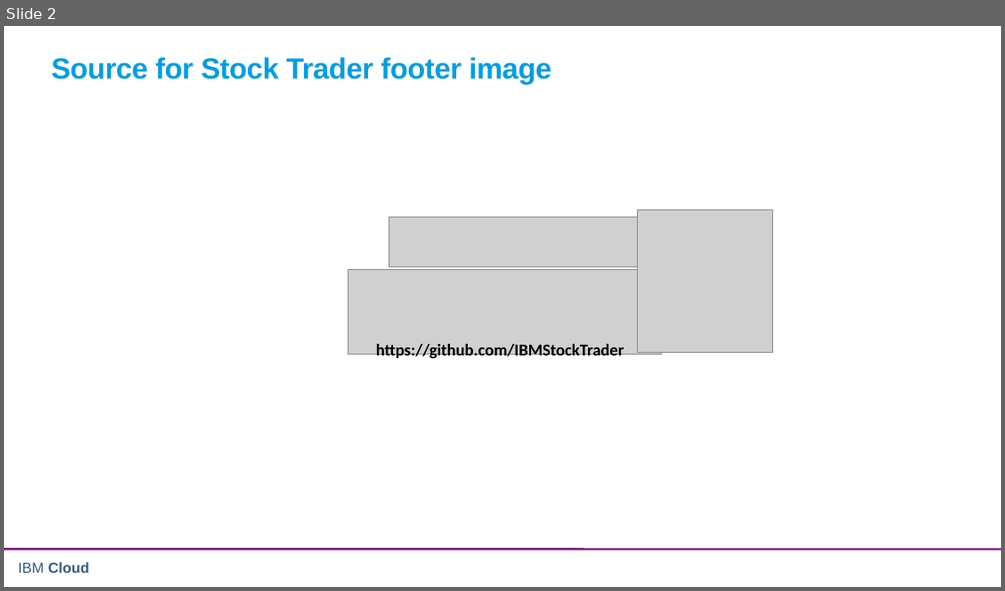
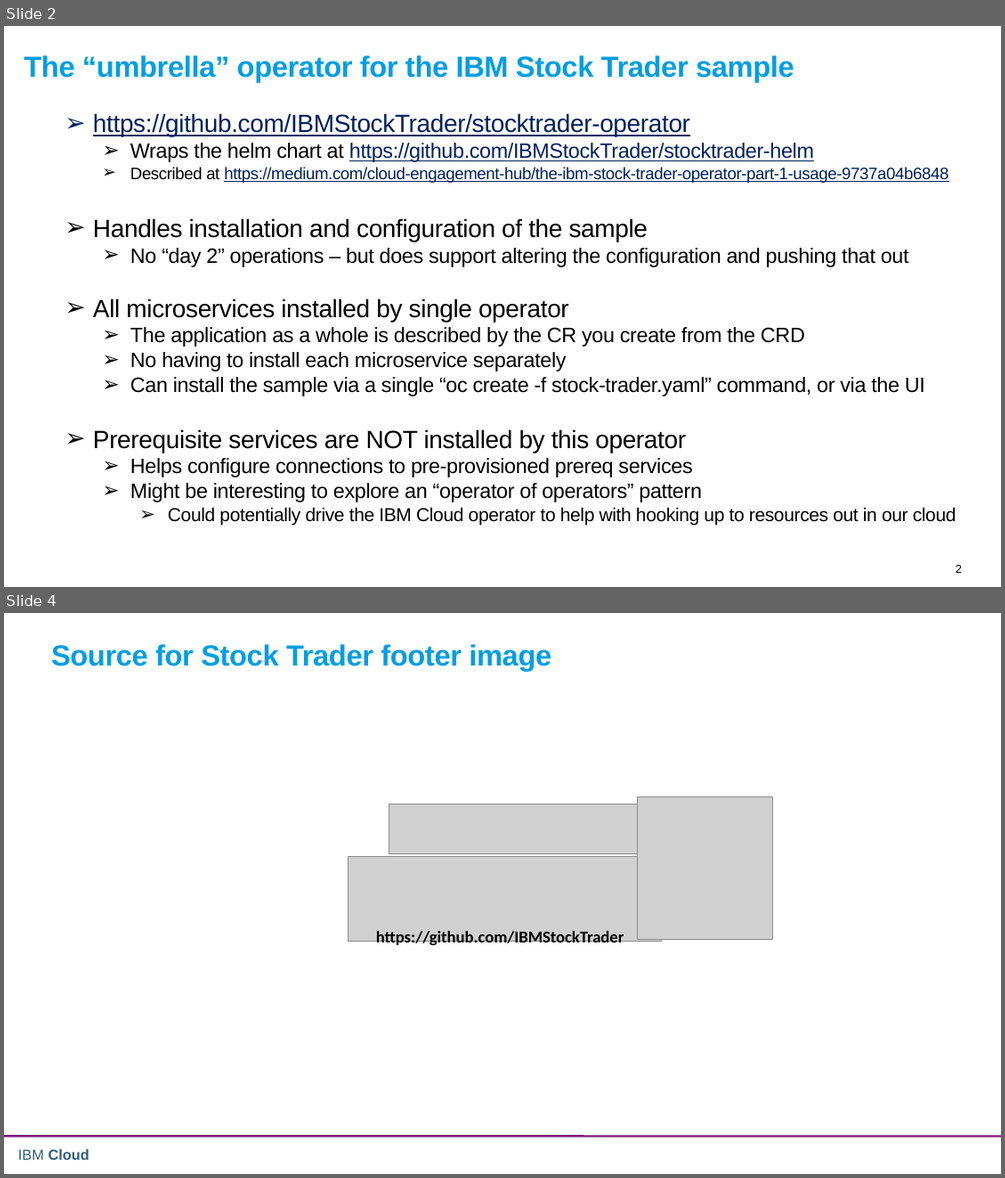
Before and after one commit to IBMStockTrader/stocktrader-operator, a slide deck: Stock Trader Sample - Diagram.pptx. Shown one above the other, each under a label of ours: slide 2 before the commit, slides 2 and 4 after it; the slides between them are not shown. The pictures are 1005x591 and 1005x1178 pixels, drawn with LibreOffice and Linux fonts; fonts in the diff are those of the drawing; grey boxes stand for pictures; background and template pictures are left out. Boxes give left, top, right and bottom in pixels: in the first picture for what was removed or moved away, otherwise in the second. Text is boxed around its words. In the diff, an @@ line names an element or a change of style, - is before the commit and + after.

```diff
--- a/Stock Trader Sample - Diagram.pptx
+++ b/Stock Trader Sample - Diagram.pptx
@@ slide 2 added at [4,26,1001,587], background #FFFFFF @@
@@ title added at [24,55,794,82], 28 pt, text #009EE2, bold @@
+The “umbrella” operator for the IBM Stock Trader sample
@@ text added at [93,113,956,525], 20 pt, text #000000 @@
+➢ https://github.com/IBMStockTrader/stocktrader-operator
+  ➢ Wraps the helm chart at https://github.com/IBMStockTrader/stocktrader-helm
+  ➢ Described at https://medium.com/cloud-engagement-hub/the-ibm-stock-trader-operator-part-1-usage-9737a04b6848
+➢ Handles installation and configuration of the sample
+  ➢ No “day 2” operations – but does support altering the configuration and pushing that out
+➢ All microservices installed by single operator
+  ➢ The application as a whole is described by the CR you create from the CRD
+  ➢ No having to install each microservice separately
+  ➢ Can install the sample via a single “oc create -f stock-trader.yaml” command, or via the UI
+➢ Prerequisite services are NOT installed by this operator
+  ➢ Helps configure connections to pre-provisioned prereq services
+  ➢ Might be interesting to explore an “operator of operators” pattern
+    ➢ Could potentially drive the IBM Cloud operator to help with hooking up to resources out in our cloud
@@ page number added at [955,564,962,572], 11 pt, text #000000 @@
+2
@@ what was slide 2 is now slide 4 @@
```
Also in this commit, not shown: 1 slide changed, 1 other slide added.
